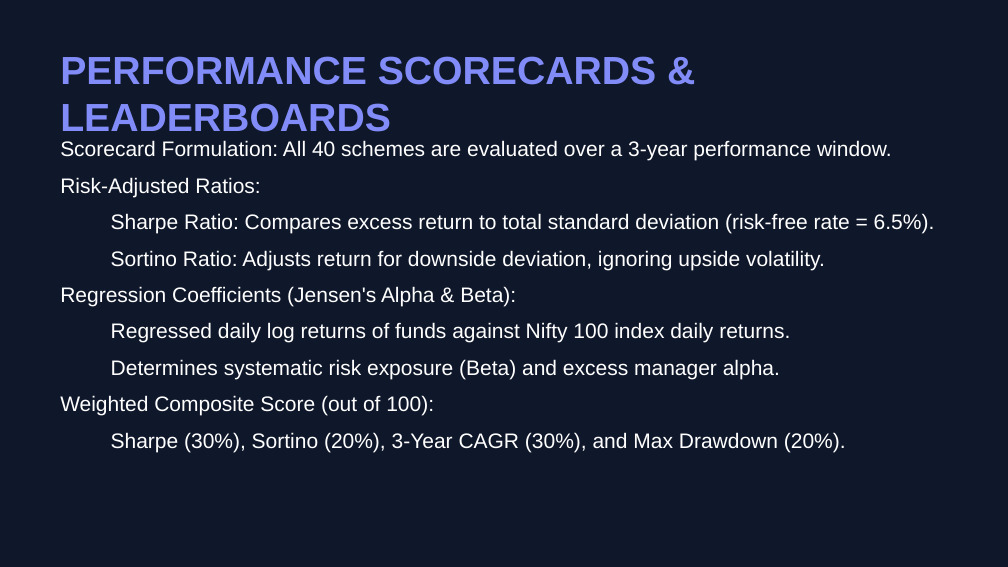
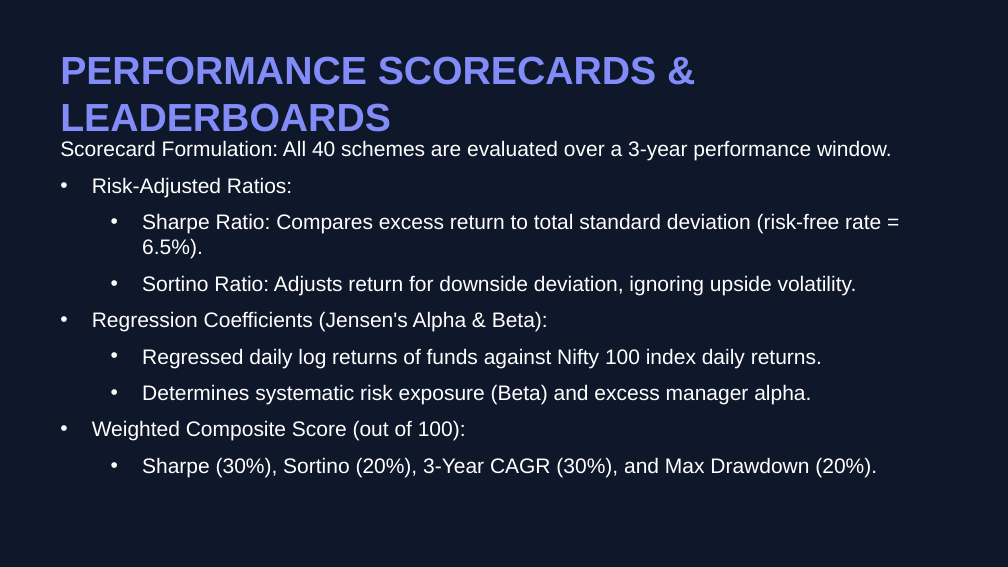
Before and after one commit to samyukthamenon28/bluestock_mf_capstone, a slide deck: slide 7 of reports/Bluestock_MF_Presentation.pptx. Drawn at 1008x567 pixels with LibreOffice and Linux fonts; fonts in the diff are those of the drawing. Boxes give left, top, right and bottom in pixels: in the first picture for what was removed or moved away, otherwise in the second. Text is boxed around its words. In the diff, an @@ line names an element or a change of style, - is before the commit and + after.

Commit message:
Refactor presentation slide deck design and bold text highlights

```diff
--- a/reports/Bluestock_MF_Presentation.pptx
+++ b/reports/Bluestock_MF_Presentation.pptx
@@ text at (92,177,881,477): bullet none to • @@
```
Also in this commit, not shown: 1 other slide changed, 4 other files.
